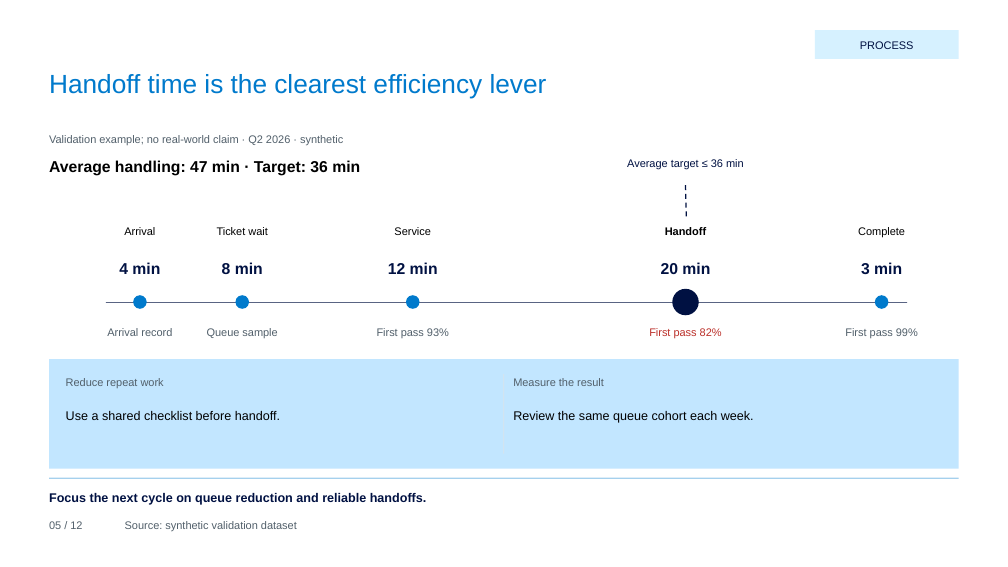
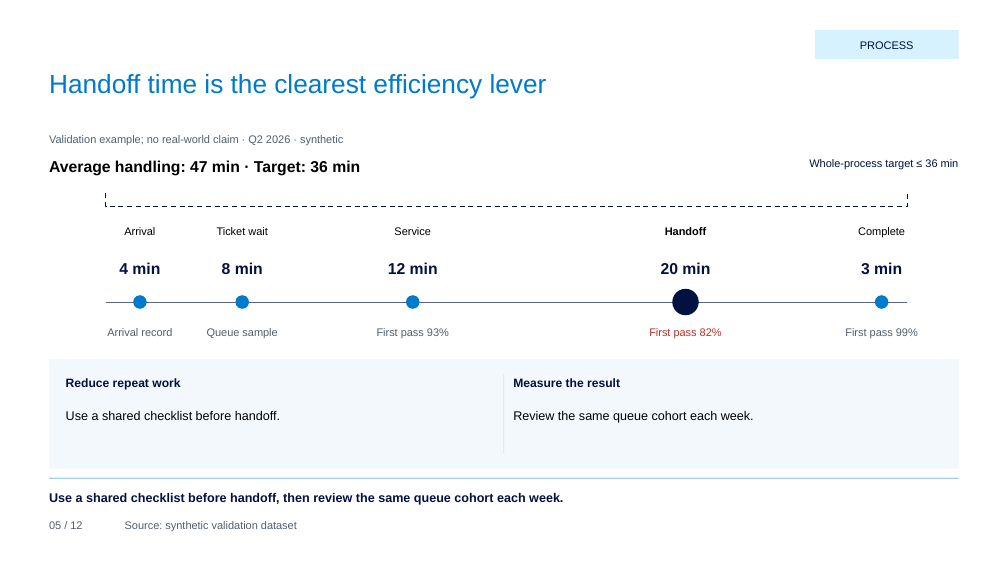
Before and after one commit to hustcer/pptx-nova, a slide deck: slide 5 of pptx-nova/assets/examples/deckkits/sky-compass/deck.pptx. Drawn at 1008x567 pixels with LibreOffice and Linux fonts; fonts in the diff are those of the drawing. Boxes give left, top, right and bottom in pixels: in the first picture for what was removed or moved away, otherwise in the second. Text is boxed around its words. In the diff, an @@ line names an element or a change of style, - is before the commit and + after.

Commit message:
feat(pptx-nova): refine sky-compass presentation design
- Replace the heavy gray cover sector with bounded, editable compass arcs
  and strengthen title, metric, and explanation-panel hierarchy.
- Honor planned table typography, allocate columns per layout, and reject
  numeric values or units that would wrap across lines.
- Clarify whole-process targets and bridge level-versus-delta units while
  preserving every numeric fact and native chart/table source value.
- Refresh the showcase, design projections, catalog quality metadata, and
  reviewed zero-issue baseline; retain candidate readiness and host limits.
- Add regression coverage for cover geometry, typography, and Chinese units,
  and update the listing test to invoke the renamed just ls recipe.
- Validate 36 canonical pages, 12-page PowerPoint PDF export, package XML,
  smoke/public audits, and 681 passing tests with 39 conditional skips.

```diff
--- a/pptx-nova/assets/examples/deckkits/sky-compass/deck.pptx
+++ b/pptx-nova/assets/examples/deckkits/sky-compass/deck.pptx
@@ text at (809,159,959,169): text changed @@
-Average target ≤ 36 min
+Whole-process target ≤ 36 min
@@ freeform shape added at (106,193,907,206), outline #001142 1.2 pt dashed @@
@@ freeform shape removed at (686,185,687,220) @@
@@ rectangle at (49,359,959,469): fill #C2E6FF to #F2F8FC @@
@@ text "Reduce repeat work" at (66,378,180,390): size 10.5 to 11.5 pt, text colour #52606B to #001142, bold on @@
@@ text "Measure the result" at (513,378,620,387): size 10.5 to 11.5 pt, text colour #52606B to #001142, bold on @@
@@ text at (49,493,563,505): text changed @@
-Focus the next cycle on queue reduction and reliable handoffs.
+Use a shared checklist before handoff, then review the same queue cohort each week.
```
Also in this commit, not shown: 11 other slides changed, 29 other files.
